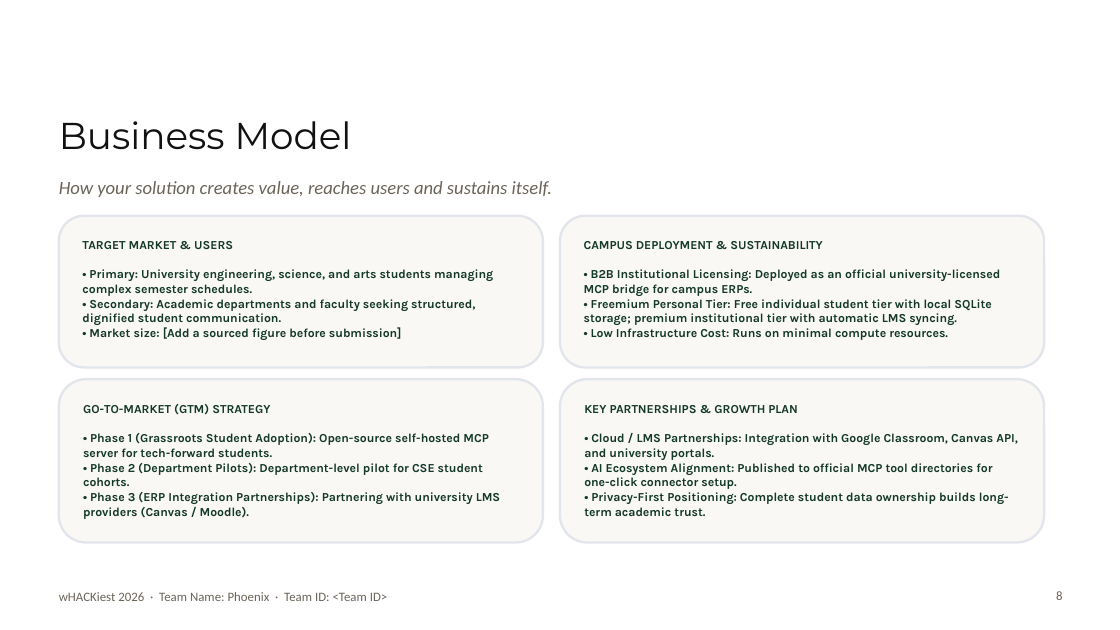
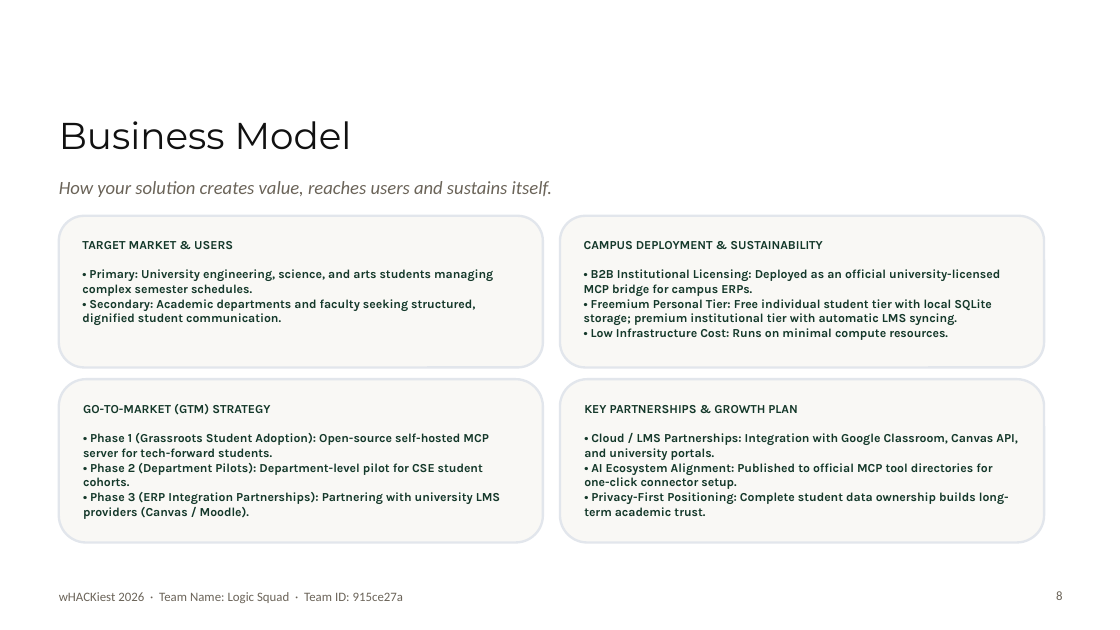
Before and after one commit to gtsanjana3-eng/campusmate-mcp, a slide deck: slide 8 of presentation/wHACKiest_2026_CampusMate_MCP.pptx. Drawn at 1120x630 pixels with LibreOffice and Linux fonts; fonts in the diff are those of the drawing; background and template pictures are left out. Boxes give left, top, right and bottom in pixels: in the first picture for what was removed or moved away, otherwise in the second. Text is boxed around its words. In the diff, an @@ line names an element or a change of style, - is before the commit and + after.

```diff
--- a/presentation/wHACKiest_2026_CampusMate_MCP.pptx
+++ b/presentation/wHACKiest_2026_CampusMate_MCP.pptx
@@ text in rounded rectangle at (82, 241, 493, 325): text changed @@
-TARGET MARKET & USERS
-• Primary: University engineering, science, and arts students managing complex semester schedules.
-• Secondary: Academic departments and faculty seeking structured, dignified student communication.
-• Market size: [Add a sourced figure before submission]
+TARGET MARKET & USERS
+• Primary: University engineering, science, and arts students managing complex semester schedules.
+• Secondary: Academic departments and faculty seeking structured, dignified student communication.
@@ text at (59, 592, 404, 603): text changed @@
-wHACKiest 2026 · Team Name: Phoenix · Team ID: <Team ID>
+wHACKiest 2026 · Team Name: Logic Squad · Team ID: 915ce27a
```
Also in this commit, not shown: 7 other slides changed, 3 other files.
